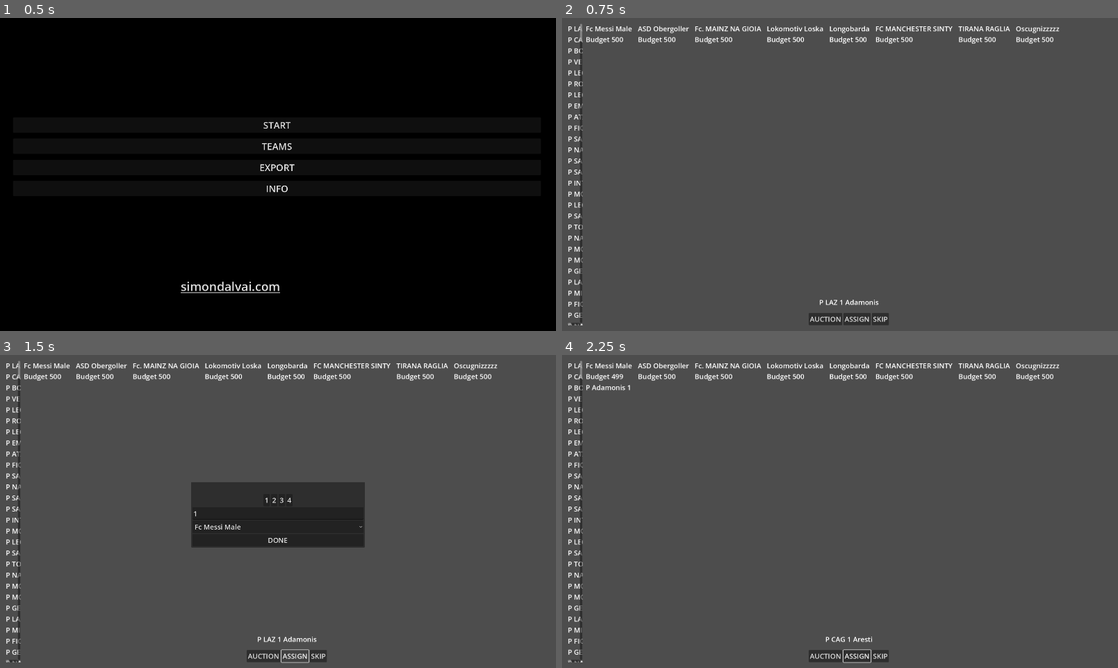
Above: before the commit, frames 1-4 (two rows, left to right).
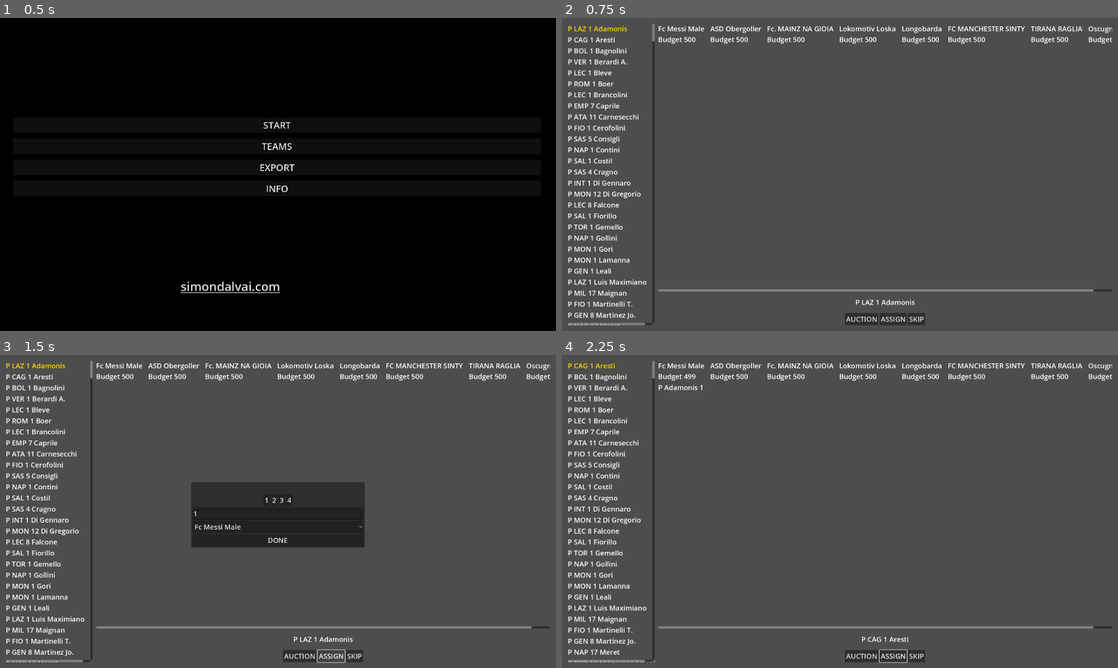
Above: after the commit, the same moments.

Repository: dulvui/condor
Game: Godot game, scene res://src/menu/Menu.tscn
Two runs of this game, one before a commit and one after it. Both use one fixed random seed, a clock stepped at 60 frames per second and the inputs below. Sound files missing from this copy of the repository are replaced by a short silence.
Inputs:
- Up to frame 1 (0.5 s): no input
- Up to frame 2 (0.75 s): click "START" at 0.5 s
- Up to frame 3 (1.5 s): click "ASSIGN" at 1.25 s
- Up to frame 4 (2.25 s): click "DONE" at 2 s

Frame 1 is identical in both runs. In frame 2, 5.4% of the frame differs, in the area x 1-99%, y 1-99%; in frame 3, 5.4%; in frame 4, 5.8%.

Commit message:
show current player in yellow and remove assigned from list

Diff:
--- a/app/src/Config.gd
+++ b/app/src/Config.gd
@@ -64,8 +64,9 @@
 	active_player.price = price
 	Config.teams[active_team].players[pos].append(active_player)
 	Config.teams[active_team].budget -= price
-	print(Config.teams[active_team])
 	Config.save_all_data()
+
+	players[pos].erase(active_player)
 	return true
 
 func get_teams_with_empty_slots_for_pos(pos:String) -> Array:
--- a/app/src/main/Main.gd
+++ b/app/src/main/Main.gd
@@ -25,6 +25,7 @@
 
 func _on_button_pressed() -> void:
 	_next_player()
+	player_list.set_up()
 
 
 func _on_auction_pressed() -> void:
@@ -37,7 +38,8 @@
 	assign_player.set_player(active_player)
 	assign_player.popup_centered()
 
-
 func _on_assign_player_assigned() -> void:
 	team_overview.set_up()
-	_next_player()
+	player_list.set_up()
+	active_player = player_list.current_player()
+	player_label.text = player_list.player_to_string(active_player)
--- a/app/src/main/Main.tscn
+++ b/app/src/main/Main.tscn
@@ -32,7 +32,6 @@
 layout_mode = 2
 
 [node name="PlayerList" parent="MarginContainer/HSplitContainer" instance=ExtResource("2_o4m2h")]
-custom_minimum_size = Vector2(50, 0)
 layout_mode = 2
 
 [node name="VBoxContainer" type="VBoxContainer" parent="MarginContainer/HSplitContainer"]
--- a/app/src/player-list/PlayerList.gd
+++ b/app/src/player-list/PlayerList.gd
@@ -17,12 +17,23 @@
 
 		var file:FileAccess = FileAccess.open(list_path, FileAccess.READ)
 		_init_players(file)
+	set_up()
+
+func set_up():
+	for child in table.get_children():
+		child.queue_free()
 
 	for pos in Config.POSITIONS:
 		for player in Config.players[pos]:
 			var label:Label = Label.new()
 			label.text = player_to_string(player)
 			table.add_child(label)
+
+			if player.id == current_player().id:
+				var label_settings:LabelSettings = LabelSettings.new()
+				label_settings.font_color = Color.GOLD
+				label_settings.font_size = get_theme_default_font_size()
+				label.label_settings = label_settings
 
 func current_player() -> Dictionary:
 	return Config.players[Config.POSITIONS[Config.active_position]][Config.active_player]
--- a/app/src/player-list/PlayerList.tscn
+++ b/app/src/player-list/PlayerList.tscn
@@ -3,6 +3,7 @@
 [ext_resource type="Script" path="res://src/player-list/PlayerList.gd" id="1_fcu3v"]
 
 [node name="PlayerList" type="Control"]
+custom_minimum_size = Vector2(300, 0)
 layout_mode = 3
 anchors_preset = 15
 anchor_right = 1.0
